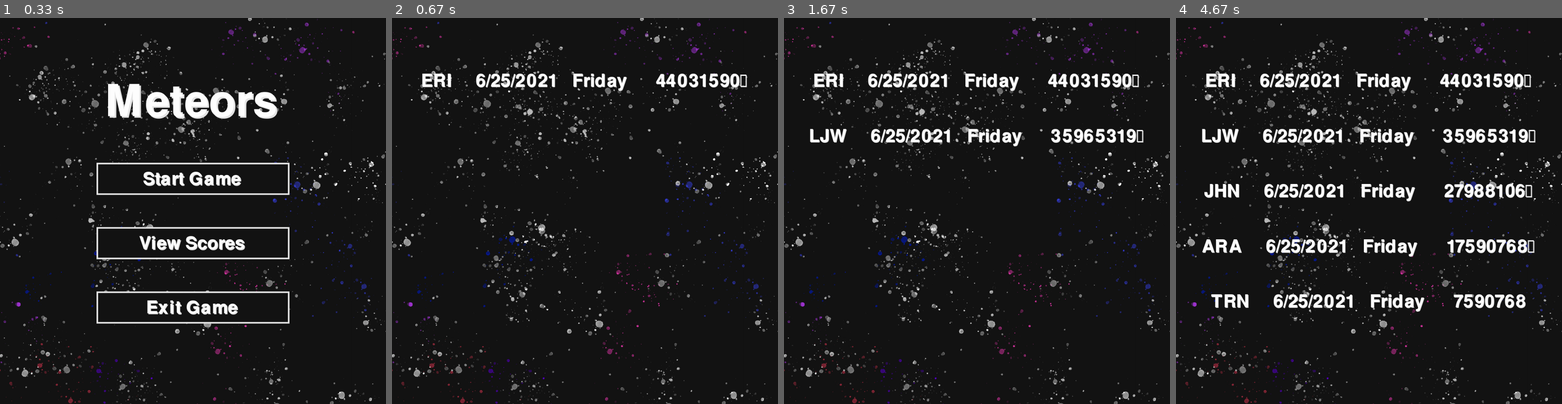
Above: before the commit, frames 1-4 (left to right).
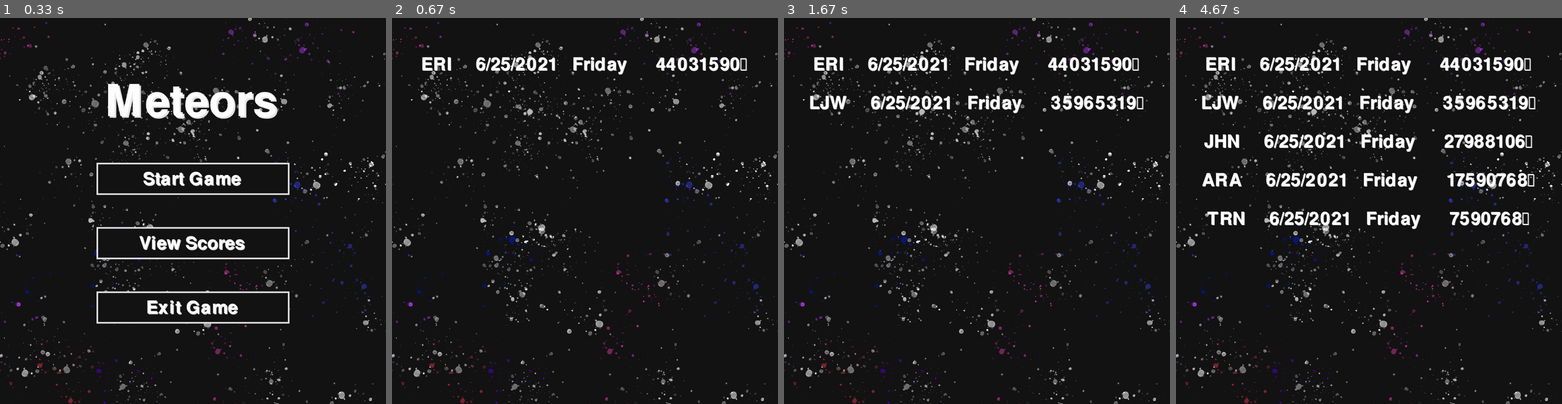
Above: after the commit, the same moments.

Repository: Lucas-117/GameDesign2021
Game: pygame game, started from Meteors.py
The game is run twice, just before and just after one commit, with the same random seed, the same clock (stepped at 60 frames per second) and the same inputs.
Inputs (mouse positions are in pixels of both pictures, inside the frame that each line leads up to):
- Up to frame 1 (0.33 s): no input
- Up to frame 2 (0.67 s): click "View Scores" at 0.38 s
- Up to frame 3 (1.67 s): click (980, 238) at 1.38 s
- Up to frame 4 (4.67 s): no input

Frame 1 is identical in both runs. In frame 2, 2.9% of the frame differs, in the area x 7-92%, y 10-19%; in frame 3, 5.9%; in frame 4, 14%, in the area x 6-94%, y 10-77%.

Commit message:
fixed the scoreboard

Diff:
--- a/Meteor Scoreboard.txt
+++ b/Meteor Scoreboard.txt
@@ -3,3 +3,4 @@
 JHN     6/25/2021   Friday      27988106
 ARA     6/25/2021   Friday      17590768
 TRN     6/25/2021   Friday      7590768
+LJW     6/25/2021   Friday      421
--- a/Meteors.py
+++ b/Meteors.py
@@ -60,9 +60,9 @@
 
 def dis_scores(message,v):
     text = LetterFont.render(message,1,FADED)
-    screen.blit(text, (half_WIDTH - text.get_width()/2, round((HEIGHT/7)*(v+1))))
+    screen.blit(text, (half_WIDTH - text.get_width()/2, round((HEIGHT/(10))*(v+1))))
     text = LetterFont.render(message,1,WHITE)
-    screen.blit(text, ((half_WIDTH - text.get_width()/2)-2, round((HEIGHT/7)*(v+1))-2))
+    screen.blit(text, ((half_WIDTH - text.get_width()/2)-2, round((HEIGHT/(10))*(v+1))-2))
     pygame.display.update()
     pygame.time.delay(1000)
 
@@ -399,8 +399,8 @@
             file= "Meteor Scoreboard.txt"
             fileWrite=open(file, 'a')
             dt=datetime.datetime.now()
-            linef="\t"+str(dt.month) + "/" + str(dt.day) + "/" + str(dt.year) +"\t"+dt.strftime("%A")+"\t"
-            line= "\t"+ linef +"\t"+ str(score)
+            linef=str(dt.month) + "/" + str(dt.day) + "/" + str(dt.year) +"   "+dt.strftime("%A")
+            line= "     "+ linef +"      "+ str(score)
             fileWrite.write("\n")
             for x in initials:
                 fileWrite.write(str(x))
